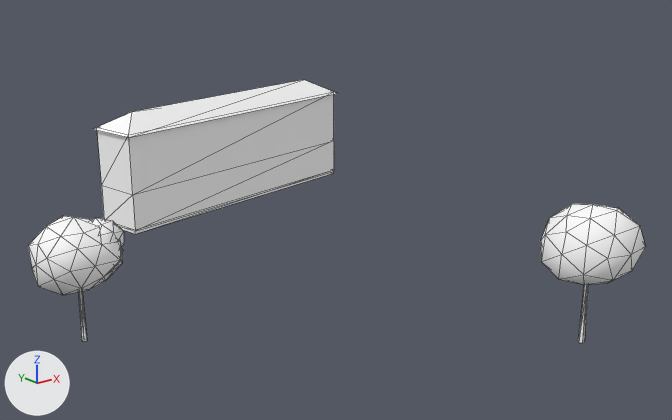
An edit to the glTF model cities/arlov-borggatan/pack/tiles/c5_-4.glb, drawn before and after from the same camera.
One viewpoint serves both versions: a camera (50 mm lens) standing at (297.1, -277.1, 37.4) and looking at (348.4, -213.0, 11.7). Every picture has the same lights, and +X, +Y and +Z are marked at lower left. The older version comes first. Mesh edges are drawn as thin lines. Where no turn or scale is listed for an object, it has been applied to the vertices.

Objects in the first picture: 'SM_Building_w172952796', 'SM_Trees_5_-4'.
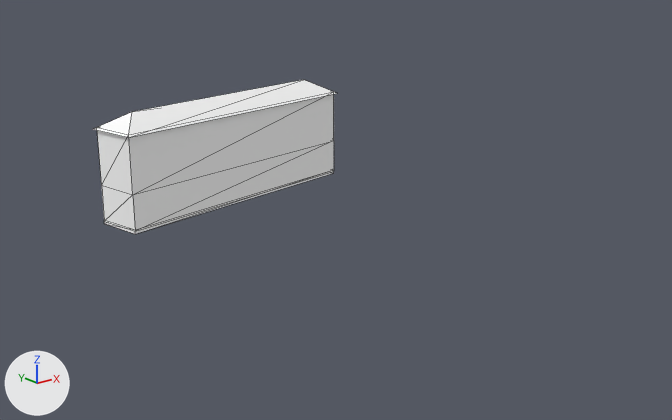
The newer file is also turned or shifted as a whole; pictures and numbers use the older file's frame.

Edits to the bpy script that builds the scene:
```text
Remove ob_sm_trees_5__4:
    ob_sm_trees_5__4 = bpy.data.objects.new('SM_Trees_5_-4', me_sm_trees_5__4)
    ob_sm_trees_5__4.location = (337.21, -226.07, 11.98)
```

Location of each change, [x1, y1, x2, y2] in pixels of the pictures (672 x 420 px):
'SM_Trees_5_-4', deleted: before [28, 204, 646, 343]
    faces in mat_m_leaf (white #ffffff): [28, 204, 646, 295]
    faces in mat_m_bark_wood (white #ffffff): [78, 285, 589, 343]
